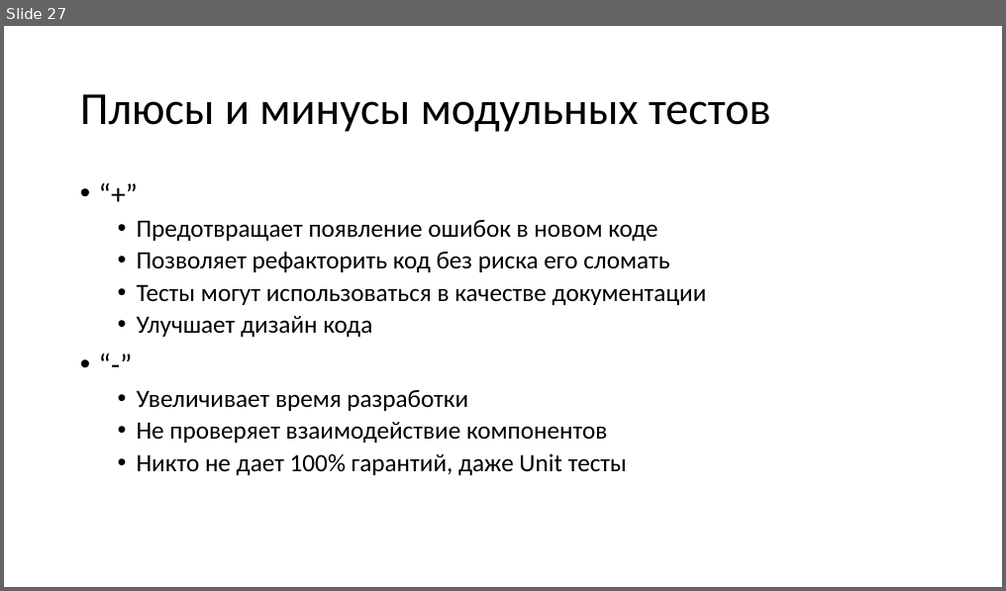
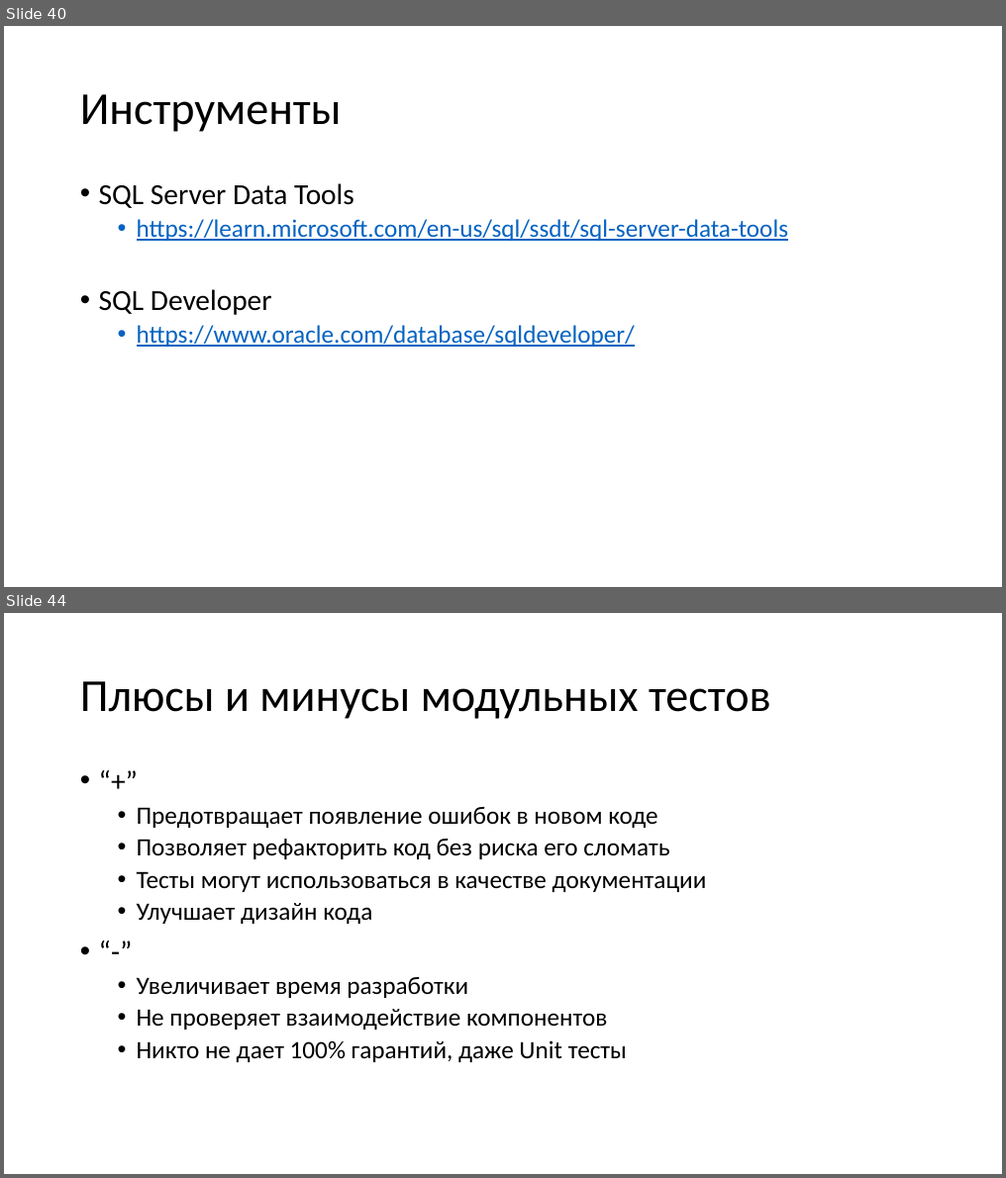
Before and after one commit to MihailRomanov/DevTools_Course, a slide deck: Lections/03_Unit_tests.pptx. Shown one above the other, each under a label of ours: slide 27 before the commit, slides 40 and 44 after it; the slides between them are not shown. The pictures are 1006x591 and 1006x1178 pixels, drawn with LibreOffice and Linux fonts; fonts in the diff are those of the drawing. Boxes give left, top, right and bottom in pixels: in the first picture for what was removed or moved away, otherwise in the second. Text is boxed around its words. In the diff, an @@ line names an element or a change of style, - is before the commit and + after.

```diff
--- a/Lections/03_Unit_tests.pptx
+++ b/Lections/03_Unit_tests.pptx
@@ slide 40 added at (4,26,1002,587), background #FFFFFF @@
@@ title added at (80,94,342,132), 44 pt, text #000000 @@
+Инструменты
@@ text added at (99,183,789,347), 24 pt, text #0563C1, underline @@
+• SQL Server Data Tools
+  • https://learn.microsoft.com/en-us/sql/ssdt/sql-server-data-tools
+• SQL Developer
+  • https://www.oracle.com/database/sqldeveloper/
@@ what was slide 27 is now slide 44 @@
```
Also in this commit, not shown: 1 slide changed, 12 other slides added, 5 other files.
